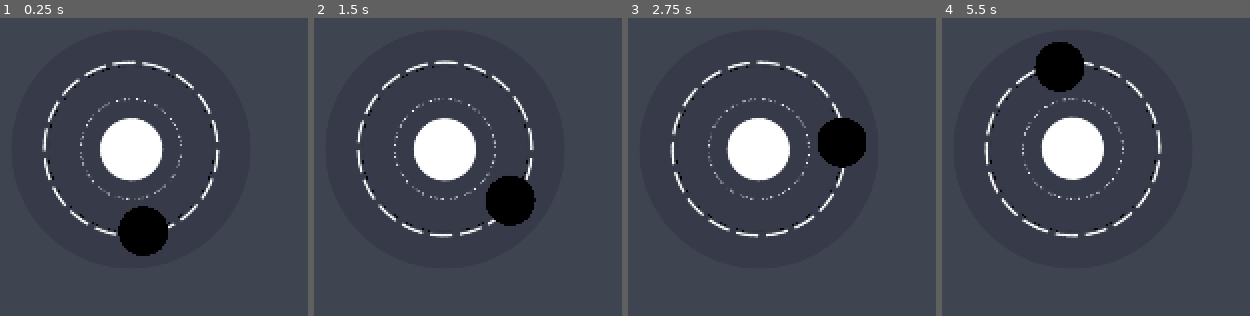
Above: before the commit, frames 1-4 (left to right).
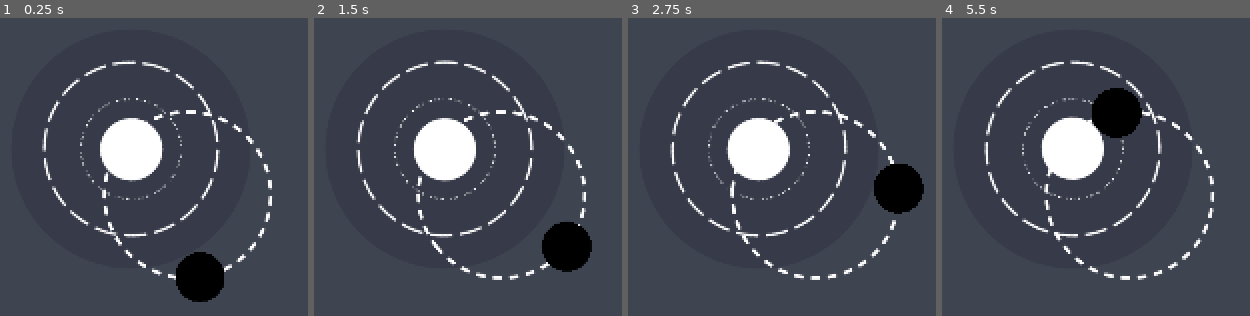
Above: after the commit, the same moments.

Repository: creikey/whiskus
Game: Godot game, scene res://title_screen/title_screen.tscn
Same seed, same stepped clock (60 frames per second), same inputs: the game is played once before the commit and once after it.
Inputs:
- Up to frame 1 (0.25 s): no input
- Up to frame 2 (1.5 s): no input
- Up to frame 3 (2.75 s): no input
- Up to frame 4 (5.5 s): no input

The runs differ from the first frame. In frame 1, 5.6% of the frame differs, in the area x 15-89%, y 16-96%; in frame 2, 5.5%; in frame 3, 5.5%; in frame 4, 5.6%, in the area x 15-89%, y 8-88%.

Commit message:
Move orbit lines to spin independantely and modifiable thickness

Diff:
--- a/title_screen/draw_path.gd
+++ b/title_screen/draw_path.gd
@@ -15,7 +15,10 @@
 var segment_length = 10.0
 var segments_off = 1
 var segments_on = 1
+var rot_speed = 0.0
 
+var rotpos = 0.0
+var starting_cur = 0.0
 var radius = 50.0
 var circumference = 2*PI*radius
 var real_step = (resolution/circumference)*(2*PI)
@@ -29,7 +32,13 @@
 	set_visible(true)
 	# Called every time the node is added to the scene.
 	# Initialization here
-	pass
+	set_process(true)
+
+func _process(delta):
+	#starting_cur -= 0.005
+	#update()
+	rotpos += rot_speed
+	set_rotation(rotpos)
 
 func _draw():
 	#var rasterized = PoolVector2Array()
@@ -51,11 +60,11 @@
 		#cur -= real_step
 	# draw_polyline(rasterized, outline_color, thickness, anti_alias)
 	# draw_polygon(rasterized, [Color()])
-	var cur = 0.0
+	var cur = starting_cur
 	var cur_segments
-	while(cur < 2*PI):
+	while(cur < 2*PI+starting_cur):
 		for x in range(0, segments_on):
-			draw_line(Vector2(sin(cur)*radius, cos(cur)*radius), Vector2(sin(cur+real_step)*radius, cos(cur+real_step)*radius), outline_color )
+			draw_line(Vector2(sin(cur)*radius, cos(cur)*radius), Vector2(sin(cur+real_step)*radius, cos(cur+real_step)*radius), outline_color, thickness, anti_alias )
 			cur += real_step
 		for x in range(0, segments_off):
 			cur += real_step
--- a/title_screen/orbit.gd
+++ b/title_screen/orbit.gd
@@ -19,13 +19,14 @@
 export var segments_length = 10.0
 export var segments_on = 1
 export var segments_off = 1
+export var rotation_speed = 0.0
 
 var rotate_point = Vector2()
 var orbit_circumference = 2*PI*rotate_radius
 var orbit_step_max = orbit_circumference/rotate_step
 var cur = 0.0
 
-onready var orbit_path = get_parent()
+onready var orbit_path = get_node("../orbit_path")
 onready var orbit_draw = get_node("draw_orbitor")
 
 func _ready():
@@ -38,6 +39,7 @@
 	orbit_path.segments_on = segments_on
 	orbit_path.segments_off = segments_off
 	orbit_path.radius = rotate_radius
+	orbit_path.rot_speed = rotation_speed
 	#The planet
 	orbit_draw.planet_radius = planet_radius
 	orbit_draw.planet_color = planet_color
--- a/title_screen/orbiter.tscn
+++ b/title_screen/orbiter.tscn
@@ -4,44 +4,51 @@
 [ext_resource path="res://title_screen/orbit.gd" type="Script" id=2]
 [ext_resource path="res://title_screen/draw_orbitor.gd" type="Script" id=3]
 
-[node name="draw_path" type="Control" index="0"]
+[node name="orbiter" type="Node2D" index="0"]
+
+position = Vector2( 1027.94, 595.261 )
+_sections_unfolded = [ "Rect", "Transform", "collision" ]
+__meta__ = {
+"_edit_group_": true
+}
+
+[node name="orbit_path" type="Control" parent="." index="0"]
 
 anchor_left = 0.0
 anchor_top = 0.0
 anchor_right = 0.0
 anchor_bottom = 0.0
-margin_left = 960.0
-margin_top = 540.0
-margin_right = 961.0
-margin_bottom = 541.0
+margin_right = 40.0
+margin_bottom = 40.0
 rect_pivot_offset = Vector2( 0, 0 )
 mouse_filter = 0
 size_flags_horizontal = 1
 size_flags_vertical = 1
 script = ExtResource( 1 )
-_sections_unfolded = [ "Rect", "Transform", "collision" ]
 
-[node name="orbiter" type="KinematicBody2D" parent="." index="0"]
+[node name="orbiter_movement" type="KinematicBody2D" parent="." index="1"]
 
 input_pickable = false
 collision_layer = 1
 collision_mask = 1
 collision/safe_margin = 0.08
 script = ExtResource( 2 )
+_sections_unfolded = [ "Transform" ]
 rotate_radius = 100.0
 rotate_step = 1.0
 draw_line = false
 planet_radius = 30.0
 planet_color = Color( 0, 0, 0, 1 )
-dotted_outline_color = Color( 0, 0, 0, 1 )
-dotted_outline_resolution = 5.0
-dots_thickness = 1.0
-anti_alias = false
+dotted_outline_color = Color( 1, 1, 1, 1 )
+dotted_outline_resolution = 30.0
+dots_thickness = 3.0
+anti_alias = true
 segments_length = 10.0
 segments_on = 1
 segments_off = 1
+rotation_speed = 0.01
 
-[node name="draw_orbitor" type="Control" parent="orbiter" index="0"]
+[node name="draw_orbitor" type="Control" parent="orbiter_movement" index="0"]
 
 anchor_left = 0.0
 anchor_top = 0.0
--- a/title_screen/title_screen.tscn
+++ b/title_screen/title_screen.tscn
@@ -64,3 +64,4 @@
 dotted_outline_color = Color( 1, 1, 1, 1 )
 dots_thickness = 3.0
 anti_alias = true
+rotation_speed = 0.0
